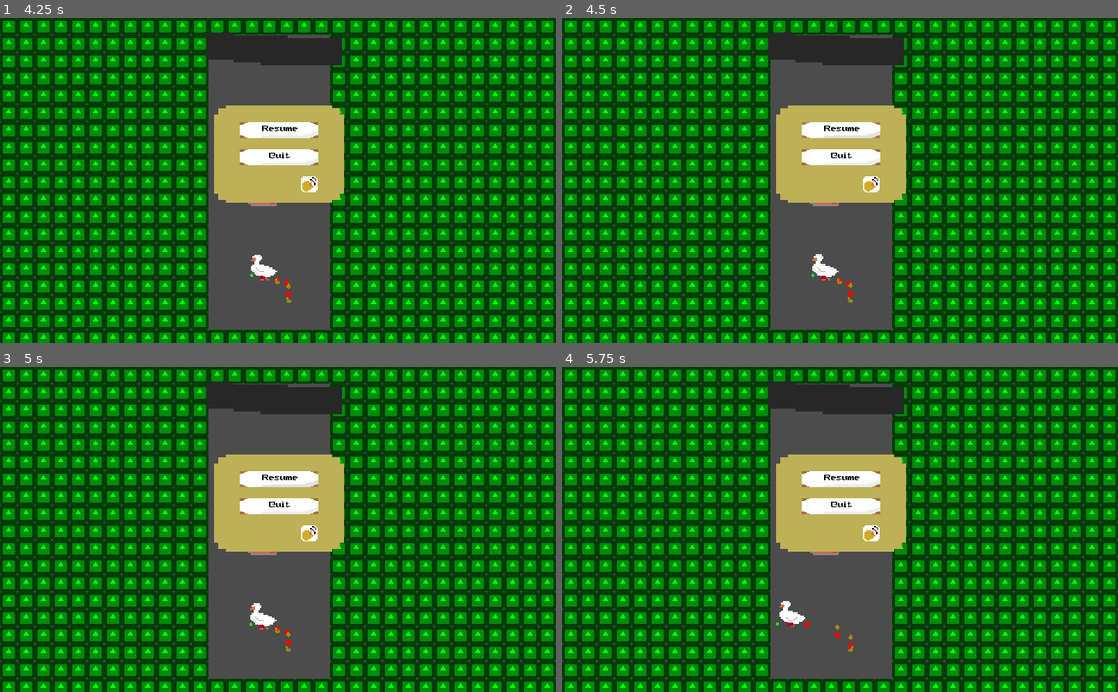
Above: before the commit, frames 1-4 (two rows, left to right).
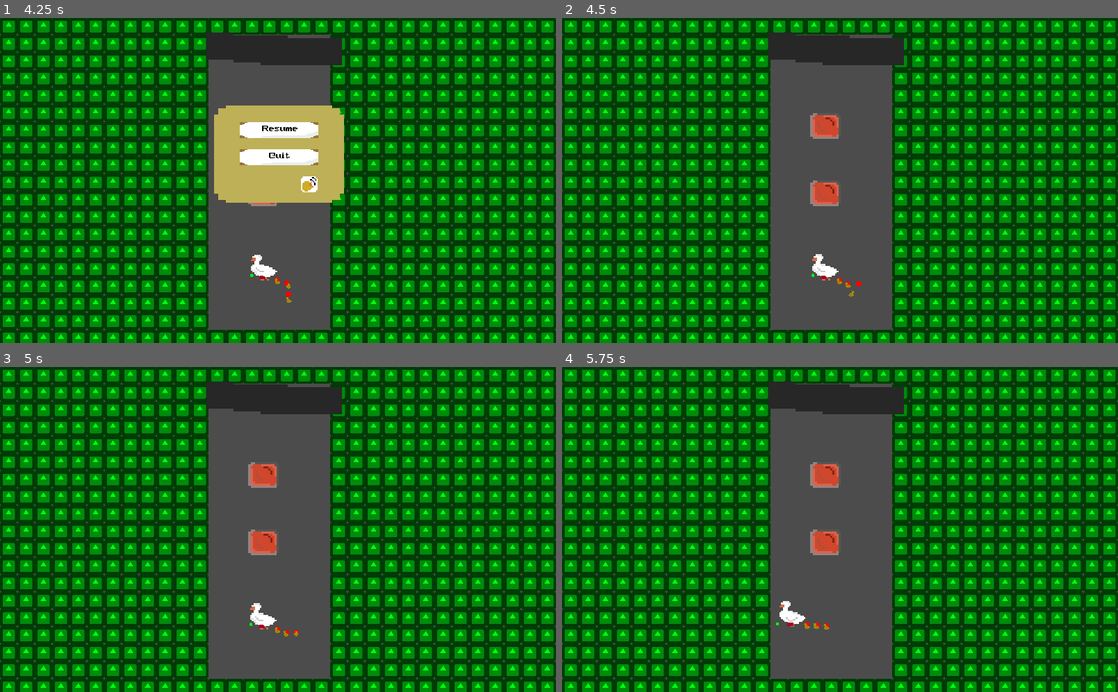
Above: after the commit, the same moments.

Repository: Cartogy/GWJ24
Game: Godot game, scene res://Scenes/GameManager/GameManager.tscn
The game is run twice, just before and just after one commit, with the same random seed, the same clock (stepped at 60 frames per second) and the same inputs. The project has no main scene, so this scene is started directly. The engine's default icon, where the game draws it, is replaced by a stand-in: a white triangle on a blue panel in a dark square.
Inputs (mouse positions are in pixels of both pictures, inside the frame that each line leads up to):
- Up to frame 1 (4.25 s): move the mouse to (400, 164) at 0.52 s; hold Right (ui_right) 0.53-1.28 s; hold T (chick_cmd) 0.53-1.28 s; tap Enter at 1.25 s; move the mouse to (166, 196) at 1.27 s; hold Down (ui_down) 1.28-2.03 s; tap R (drop_item) at 1.35 s; move the mouse to (333, 109) at 2.02 s; hold Right (ui_right) 2.03-2.78 s; hold G (duck_cmd) 2.03-2.78 s; move the mouse to (250, 245) at 2.77 s; hold Up (ui_up) 2.78-3.53 s; tap M (follow_cmd) at 2.85 s; move the mouse to (444, 229) at 3.52 s; press the mouse at (444, 229) at 3.53 s; hold Left (ui_left) from 3.53 s (still down); tap Escape (pause_menu) at 4.15 s
- Up to frame 2 (4.5 s): release Left (ui_left) at 4.25 s; release the mouse at (1006, 229) at 4.25 s; click "Resume" at 4.25 s
- Up to frame 3 (5 s): no input
- Up to frame 4 (5.75 s): tap Space at 5 s; move the mouse to (673, 480) at 5.02 s; hold Left (ui_left) from 5.03 s (still down); tap E (pick_item) at 5.1 s

Frame 1 is identical in both runs. In frame 2, 6.9% of the frame differs, in the area x 38-62%, y 26-88%; in frame 3, 6.9%; in frame 4, 7.0%.

Commit message:
starting to integrate UI

Diff:
--- /dev/null
+++ b/UI/Buttons/quit_button.gd
@@ -0,0 +1,16 @@
+extends Node
+
+
+# Declare member variables here. Examples:
+# var a = 2
+# var b = "text"
+
+
+# Called when the node enters the scene tree for the first time.
+func _ready():
+	pass # Replace with function body.
+
+
+# Called every frame. 'delta' is the elapsed time since the previous frame.
+#func _process(delta):
+#	pass
--- /dev/null
+++ b/UI/Buttons/resume_button.gd
@@ -0,0 +1,13 @@
+extends Node
+
+signal unpause
+
+var game
+# Called when the node enters the scene tree for the first time.
+func _ready():
+	game = get_tree().root.get_node("GameManager")
+	self.connect("unpause", game, "change_state")
+	self.connect("pressed", self, "_unpause_game")
+
+func _unpause_game():
+	emit_signal("unpause")
--- a/UI/Pause/Pause.tscn
+++ b/UI/Pause/Pause.tscn
@@ -1,9 +1,11 @@
-[gd_scene load_steps=5 format=2]
+[gd_scene load_steps=7 format=2]
 
 [ext_resource path="res://UI/Buttons/MainButton.tscn" type="PackedScene" id=1]
 [ext_resource path="res://Textures/UI/Background_pause_v2.png" type="Texture" id=2]
 [ext_resource path="res://UI/Buttons/mute_manager.gd" type="Script" id=3]
 [ext_resource path="res://UI/Buttons/MuteOffButton.tscn" type="PackedScene" id=4]
+[ext_resource path="res://UI/Buttons/resume_button.gd" type="Script" id=5]
+[ext_resource path="res://UI/Buttons/quit_button.gd" type="Script" id=6]
 
 [node name="PauseMenu" type="Control"]
 anchor_right = 1.0
@@ -44,6 +46,7 @@
 }
 
 [node name="TextureButton3" parent="VBoxContainer" instance=ExtResource( 1 )]
+script = ExtResource( 5 )
 
 [node name="Label" parent="VBoxContainer/TextureButton3" index="0"]
 text = "Resume"
@@ -51,6 +54,7 @@
 [node name="TextureButton4" parent="VBoxContainer" instance=ExtResource( 1 )]
 margin_top = 50.0
 margin_bottom = 80.0
+script = ExtResource( 6 )
 
 [node name="Label" parent="VBoxContainer/TextureButton4" index="0"]
 text = "Quit"
